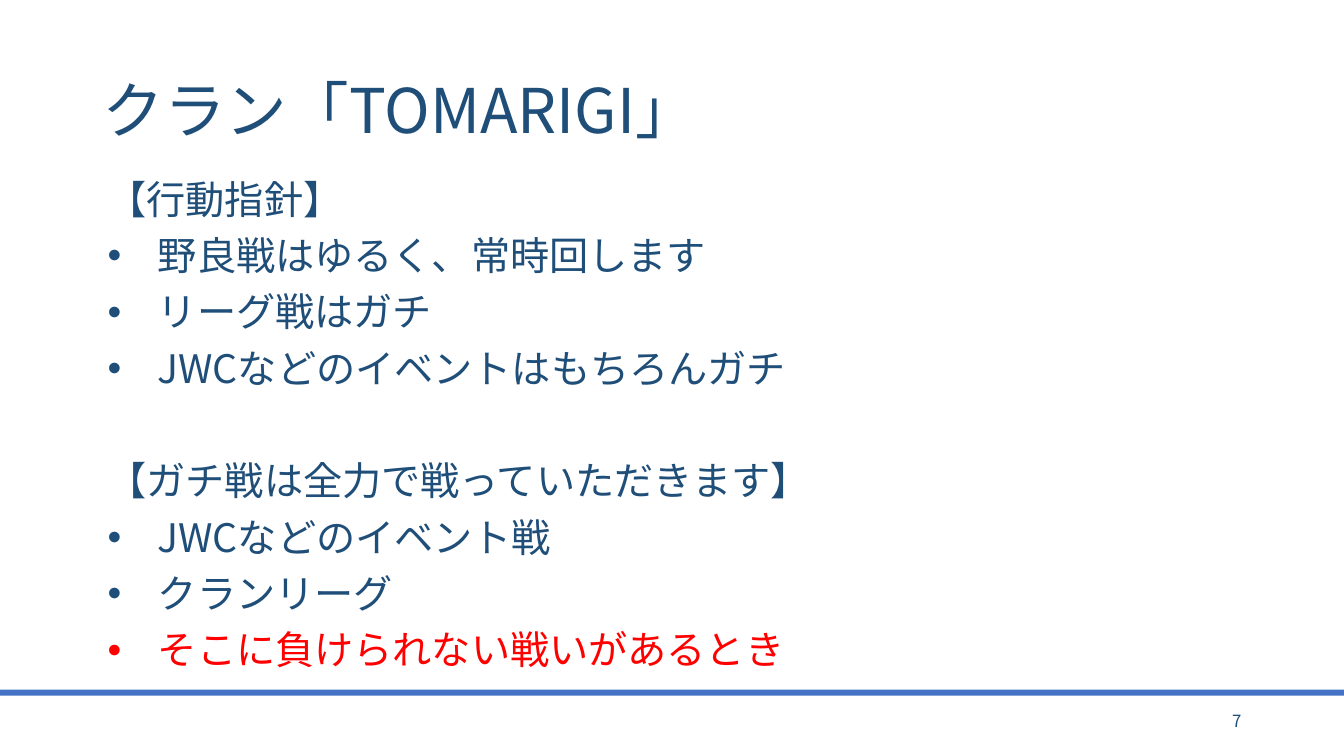
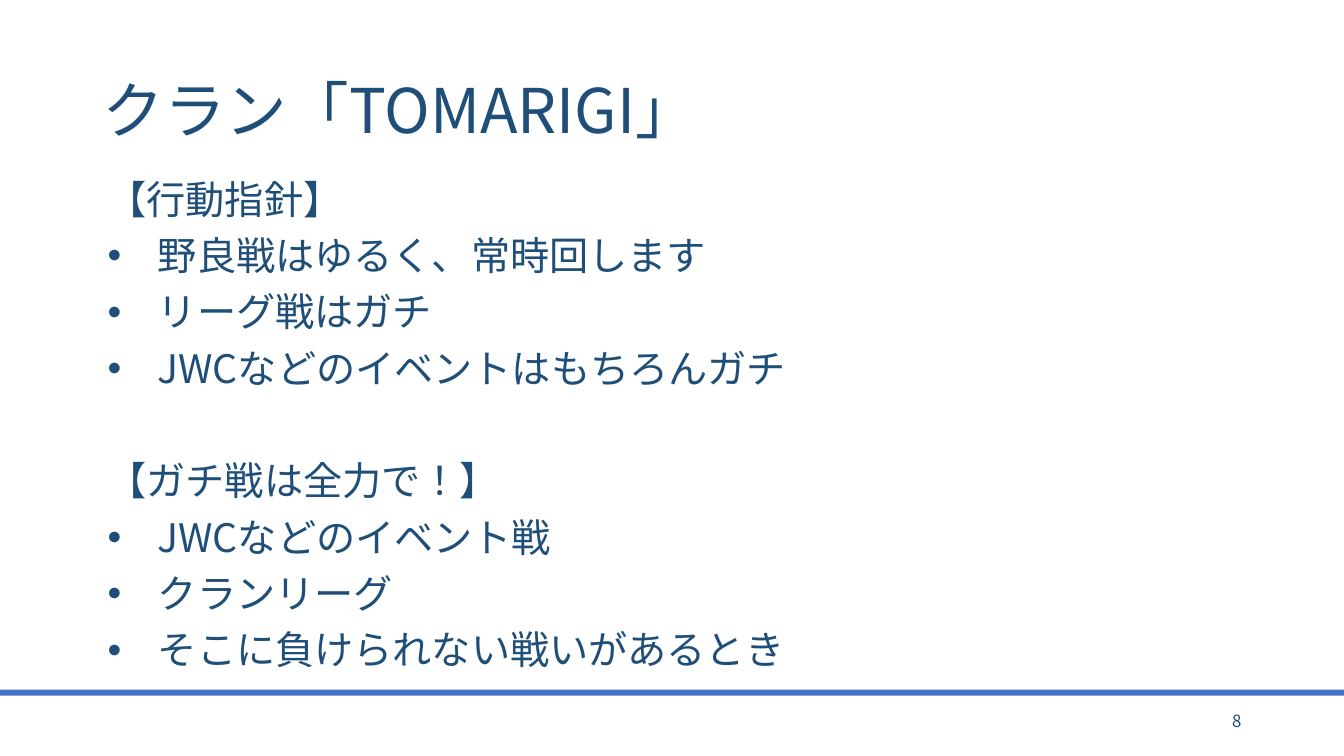
Before and after one commit to bigtreeCoC/documents, a slide deck: slide 8 of TOMARIGI.pptx (slide 7 before the commit). Drawn at 1344x756 pixels with LibreOffice and Linux fonts; fonts in the diff are those of the drawing. Boxes give left, top, right and bottom in pixels: in the first picture for what was removed or moved away, otherwise in the second. Text is boxed around its words. In the diff, an @@ line names an element or a change of style, - is before the commit and + after.

```diff
--- a/TOMARIGI.pptx
+++ b/TOMARIGI.pptx
@@ text at [108,462,499,499]: text changed @@
-【ガチ戦は全力で戦っていただきます】
+【ガチ戦は全力で！】
@@ text at [158,631,784,667]: text colour #FF0000 to #1F4E79 in "そこに負けられない戦いがあるとき" @@
@@ page number at [1232,714,1241,727]: text changed @@
-7
+8
```
Also in this commit, not shown: 10 other slides changed, 9 slides added, 2 slides removed, 3 other files.
